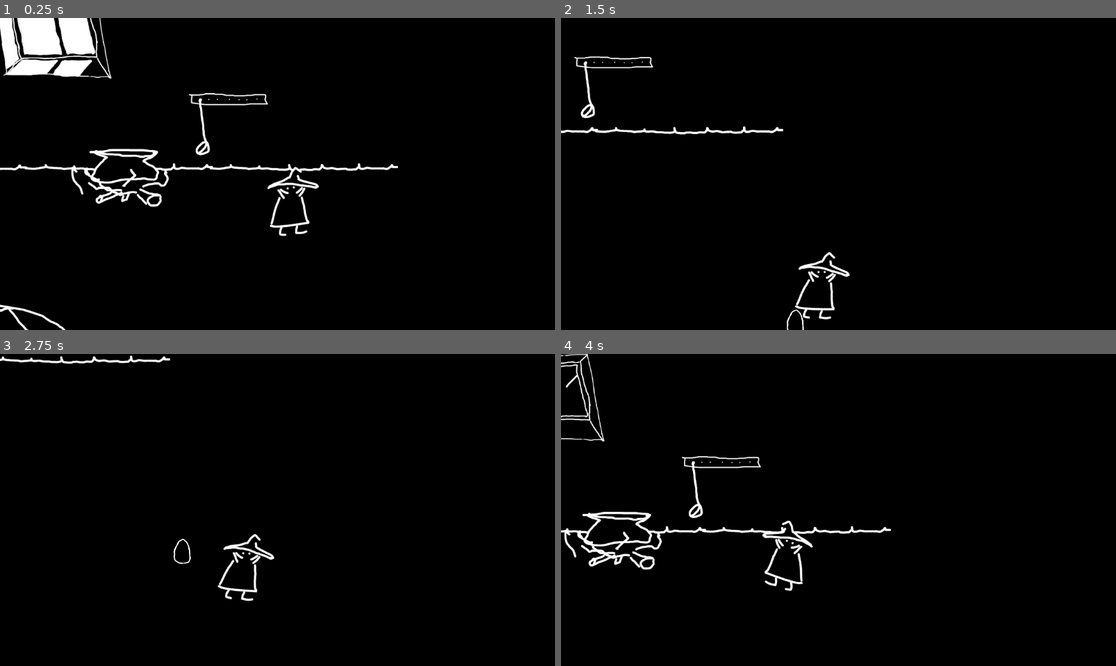
Above: before the commit, frames 1-4 (two rows, left to right).
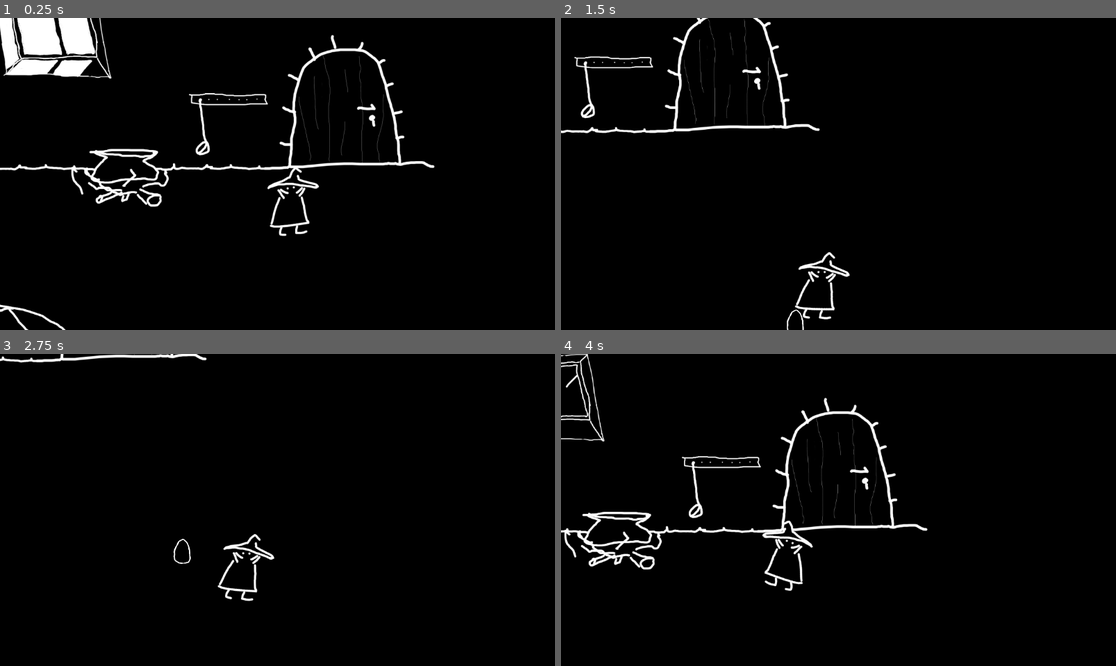
Above: after the commit, the same moments.

Repository: Badrpas/ld55-apr-2024
Game: Godot game, scene res://simulation.tscn
The game is run twice, just before and just after one commit, with the same random seed, the same clock (stepped at 60 frames per second) and the same inputs.
Inputs:
- Up to frame 1 (0.25 s): no input
- Up to frame 2 (1.5 s): hold D (right) 0.53-1.28 s; tap E (UseE) at 0.6, 1.35 s; hold S (down) from 1.28 s (still down)
- Up to frame 3 (2.75 s): release S (down) at 2.03 s; hold D (right) from 2.03 s (still down); tap E (UseE) at 2.1 s
- Up to frame 4 (4 s): release D (right) at 2.78 s; hold W (up) 2.78-3.53 s; tap E (UseE) at 2.85, 3.6 s; hold A (left) from 3.53 s (still down)

The runs differ from the first frame. In frame 1, 1.5% of the frame differs, in the area x 47-79%, y 5-50%; in frame 2, 1.4%; in frame 3, 0.5%; in frame 4, 1.5%.

Commit message:
getting close

Diff:
--- a/bigboy.tscn
+++ b/bigboy.tscn
@@ -22,3 +22,6 @@
 stream = ExtResource("4_wsjud")
 volume_db = -12.789
 autoplay = true
+
+[node name="loot_spot" type="Node2D" parent="."]
+position = Vector2(-227, -7)
--- a/key.tscn
+++ b/key.tscn
@@ -1,18 +1,20 @@
 [gd_scene load_steps=4 format=3 uid="uid://4kgy6vm137e"]
 
 [ext_resource type="Texture2D" uid="uid://dy553bcggkn4x" path="res://assets/stone.png" id="1_ixywo"]
-[ext_resource type="Script" path="res://src/Item.gd" id="1_sdnfr"]
+[ext_resource type="Script" path="res://src/key.gd" id="1_pw5q0"]
 
 [sub_resource type="CircleShape2D" id="CircleShape2D_u1p13"]
 radius = 111.544
 
 [node name="Key" type="Node2D" node_paths=PackedStringArray("override_root")]
-script = ExtResource("1_sdnfr")
+rotation = -0.400291
+script = ExtResource("1_pw5q0")
 identifier = "key"
 override_root = NodePath(".")
 
 [node name="Stone" type="Sprite2D" parent="."]
-position = Vector2(1, -20)
+position = Vector2(4.88789, 6.41159)
+rotation = -0.222507
 texture = ExtResource("1_ixywo")
 
 [node name="Area2D" type="Area2D" parent="."]
--- a/simulation.tscn
+++ b/simulation.tscn
@@ -7,6 +7,7 @@
 [ext_resource type="Script" path="res://src/CameraController.gd" id="3_jwcsi"]
 [ext_resource type="Texture2D" uid="uid://c44yoa7jpjbmr" path="res://assets/ehh/static/shelfG/shelf.png" id="4_knyru"]
 [ext_resource type="Texture2D" uid="uid://bd8es286e1h4j" path="res://assets/ehh/static/shelfG/egg.png" id="6_b841b"]
+[ext_resource type="Script" path="res://src/Door.gd" id="6_ubkfu"]
 [ext_resource type="Texture2D" uid="uid://dppo4qd2r30q7" path="res://assets/ehh/hexagram/Hexagram.png" id="9_8xp8d"]
 [ext_resource type="Texture2D" uid="uid://dcbj04rnnmnrk" path="res://assets/ehh/hexagram/fire.png" id="9_bvc3j"]
 [ext_resource type="Script" path="res://src/Fire.gd" id="10_xvtus"]
@@ -42,6 +43,7 @@
 [ext_resource type="Script" path="res://src/Sword1.gd" id="39_bptm0"]
 [ext_resource type="Texture2D" uid="uid://c020xxjrjdf0p" path="res://assets/troop.png" id="40_80d32"]
 [ext_resource type="AudioStream" uid="uid://b7vhm5ljur00s" path="res://assets/sound/click.wav" id="40_hxhgd"]
+[ext_resource type="Texture2D" uid="uid://btkyaauihl48i" path="res://assets/door.png" id="43_2pjwn"]
 
 [sub_resource type="RectangleShape2D" id="RectangleShape2D_cwvet"]
 size = Vector2(5741, 287)
@@ -58,6 +60,9 @@
 
 [sub_resource type="RectangleShape2D" id="RectangleShape2D_jy0y8"]
 size = Vector2(1174.68, 1244.38)
+
+[sub_resource type="RectangleShape2D" id="RectangleShape2D_qw6sa"]
+size = Vector2(286, 210)
 
 [sub_resource type="CircleShape2D" id="CircleShape2D_vl36s"]
 radius = 91.6195
@@ -216,7 +221,7 @@
 }
 
 [sub_resource type="CircleShape2D" id="CircleShape2D_yxk40"]
-radius = 74.2428
+radius = 53.7587
 
 [sub_resource type="RectangleShape2D" id="RectangleShape2D_t5r0t"]
 size = Vector2(89, 59)
@@ -307,85 +312,7 @@
 [sub_resource type="RectangleShape2D" id="RectangleShape2D_go535"]
 size = Vector2(3646, 530.5)
 
-[sub_resource type="Animation" id="Animation_5yi4v"]
-length = 0.001
-tracks/0/type = "value"
-tracks/0/imported = false
-tracks/0/enabled = true
-tracks/0/path = NodePath(".:position")
-tracks/0/interp = 1
-tracks/0/loop_wrap = true
-tracks/0/keys = {
-"times": PackedFloat32Array(0),
-"transitions": PackedFloat32Array(1),
-"update": 0,
-"values": [Vector2(276.355, -163.561)]
-}
-tracks/1/type = "value"
-tracks/1/imported = false
-tracks/1/enabled = true
-tracks/1/path = NodePath(".:rotation")
-tracks/1/interp = 1
-tracks/1/loop_wrap = true
-tracks/1/keys = {
-"times": PackedFloat32Array(0),
-"transitions": PackedFloat32Array(1),
-"update": 0,
-"values": [0.0]
-}
-
-[sub_resource type="Animation" id="Animation_qpvvf"]
-resource_name = "drop"
-step = 0.05
-tracks/0/type = "value"
-tracks/0/imported = false
-tracks/0/enabled = true
-tracks/0/path = NodePath(".:position")
-tracks/0/interp = 1
-tracks/0/loop_wrap = true
-tracks/0/keys = {
-"times": PackedFloat32Array(0, 0.3, 0.45, 0.55),
-"transitions": PackedFloat32Array(1, 1, 1, 1),
-"update": 0,
-"values": [Vector2(276.355, -163.561), Vector2(251, 262), Vector2(161, 231), Vector2(133, 262)]
-}
-tracks/1/type = "value"
-tracks/1/imported = false
-tracks/1/enabled = true
-tracks/1/path = NodePath(".:rotation")
-tracks/1/interp = 1
-tracks/1/loop_wrap = true
-tracks/1/keys = {
-"times": PackedFloat32Array(0, 0.3, 0.55),
-"transitions": PackedFloat32Array(1, 1, 1),
-"update": 0,
-"values": [0.0, 0.0, -1.53983]
-}
-tracks/2/type = "audio"
-tracks/2/imported = false
-tracks/2/enabled = true
-tracks/2/path = NodePath("AudioStreamPlayer2D")
-tracks/2/interp = 1
-tracks/2/loop_wrap = true
-tracks/2/keys = {
-"clips": [{
-"end_offset": 0.0,
-"start_offset": 0.0,
-"stream": ExtResource("36_oj2er")
-}, {
-"end_offset": 0.0,
-"start_offset": 0.0,
-"stream": ExtResource("36_oj2er")
-}],
-"times": PackedFloat32Array(0.3, 0.55)
-}
-tracks/2/use_blend = true
-
 [sub_resource type="AnimationLibrary" id="AnimationLibrary_2e4hx"]
-_data = {
-"RESET": SubResource("Animation_5yi4v"),
-"drop": SubResource("Animation_qpvvf")
-}
 
 [sub_resource type="RectangleShape2D" id="RectangleShape2D_dsnml"]
 size = Vector2(293.448, 396.432)
@@ -478,6 +405,7 @@
 script = ExtResource("1_vo1iw")
 
 [node name="colliders" type="StaticBody2D" parent="."]
+z_index = -465
 y_sort_enabled = true
 position = Vector2(488.25, 130.5)
 
@@ -554,6 +482,19 @@
 zoom = Vector2(0.765, 0.765)
 script = ExtResource("3_jwcsi")
 target = NodePath("../Player/Image/view_target")
+
+[node name="Door" type="Sprite2D" parent="."]
+position = Vector2(1847, -55)
+texture = ExtResource("43_2pjwn")
+offset = Vector2(-5, 166)
+script = ExtResource("6_ubkfu")
+enabled = null
+
+[node name="Area2D" type="Area2D" parent="Door"]
+
+[node name="CollisionShape2D" type="CollisionShape2D" parent="Door/Area2D"]
+position = Vector2(15, 144)
+shape = SubResource("RectangleShape2D_qw6sa")
 
 [node name="Egg" type="Sprite2D" parent="." node_paths=PackedStringArray("override_root")]
 position = Vector2(2027, 802)
@@ -809,7 +750,7 @@
 position = Vector2(85, 28)
 
 [node name="CollisionShape2D" type="CollisionShape2D" parent="book_trigger/Area2D2"]
-position = Vector2(23, -26)
+position = Vector2(52, -13)
 shape = SubResource("CircleShape2D_yxk40")
 
 [node name="cam_target" type="Node2D" parent="book_trigger"]
@@ -868,7 +809,7 @@
 [node name="Area2D" type="Area2D" parent="LaddleHandle"]
 
 [node name="CollisionShape2D" type="CollisionShape2D" parent="LaddleHandle/Area2D"]
-position = Vector2(-4, 2)
+position = Vector2(-10, 62)
 shape = SubResource("CircleShape2D_uog5s")
 
 [node name="Player" parent="." instance=ExtResource("1_1dr8h")]
--- a/src/Door.gd
+++ b/src/Door.gd
@@ -1,11 +1,27 @@
 extends Interactable
 
 
-# Called when the node enters the scene tree for the first time.
-func _ready():
-	pass # Replace with function body.
+func get_interactable_root(): return self
 
 
-# Called every frame. 'delta' is the elapsed time since the previous frame.
-func _process(delta):
-	pass
+func is_interactable(_issuer): return true
+
+
+var snd_beep = preload('res://assets/sound/beep.wav')
+var snd_key = preload('res://assets/sound/key.mp3')
+var started = false
+
+func interact(_issuer):
+	if started: return
+	if Player.Instance.holder_slot.get_child_count() == 0 or not Player.Instance.holder_slot.get_child(0) is KeyToOutside:
+		get_tree().get_first_node_in_group('INTERACT_AUDIO').stream = snd_beep
+		get_tree().get_first_node_in_group('INTERACT_AUDIO').play()
+	else:
+		started = true
+		Player.Instance.get_node('controller').enabled = false
+		Player.Instance.holder_slot.get_child(0).free()
+		get_tree().get_first_node_in_group('INTERACT_AUDIO').stream = snd_key
+		get_tree().get_first_node_in_group('INTERACT_AUDIO').play()
+		var t= create_tween()
+		t.tween_interval(1.3)
+		t.tween_callback(func(): get_tree().change_scene_to_file.call('res://win.tscn'))
--- a/src/Shield.gd
+++ b/src/Shield.gd
@@ -7,26 +7,26 @@
 
 
 func interact(issuer):
-    if not issuer is Player: print('not player ', issuer);return;
-    if issuer.holder_slot.get_child_count() == 0:
-        $AnimationPlayer.stop(true)
-        var holder = get_interactable_root()
-        holder.get_parent().remove_child(holder)
-        issuer.holder_slot.add_child(holder)
-        holder.position = Vector2.ZERO
-        holder.rotation = 0
-    else:
-        print('drop it?')
-        var pos = self.global_position
-        var tree = get_tree()
-        self.get_parent().remove_child(self)
-        tree.get_first_node_in_group("SIMULATION").add_child(self)
-        self.global_position = pos
-        self.rotation = -PI/2. + 0.1
+	if not issuer is Player: print('not player ', issuer);return;
+	if issuer.holder_slot.get_child_count() == 0:
+		$AnimationPlayer.stop(true)
+		var holder = get_interactable_root()
+		holder.get_parent().remove_child(holder)
+		issuer.holder_slot.add_child(holder)
+		holder.position = Vector2.ZERO
+		holder.rotation = 0
+	else:
+		print('drop it?')
+		var pos = self.global_position
+		var tree = get_tree()
+		self.get_parent().remove_child(self)
+		tree.get_first_node_in_group("SIMULATION").add_child(self)
+		self.global_position = pos
+		self.rotation = -PI/2. + 0.1
 
 func is_interactable(issuer):
-    return enabled and issuer.holder_slot.get_child_count() == 0 or issuer.holder_slot.get_child(0) is Shield
+	return enabled and issuer.holder_slot.get_child_count() == 0 or issuer.holder_slot.get_child(0) is Shield
 
 
 func _process(_d):
-    self.z_index = self.position.y
+	self.z_index = self.position.y
--- a/src/bigboy.gd
+++ b/src/bigboy.gd
@@ -16,6 +16,7 @@
 	idle_snd_tween.tween_callback(func(): $AudioStreamPlayerLoop.play())
 	idle_snd_tween.set_loops()
 	$AudioStreamPlayerLoop.volume_db = -12.789
+	z_index = position.y
 
 var prepare_sound_played = false
 var prepare_sound = preload('res://assets/sound/bigboy-prepare.wav')
@@ -42,6 +43,8 @@
 var attk_snd = preload('res://assets/sound/bigboyattk.wav')
 var reflect_snd = preload('res://assets/sound/reflect.wav')
 var dead_snd = preload('res://assets/sound/biboydead.wav')
+var click_snd = preload('res://assets/sound/click.wav')
+
 var Fireball = preload('res://assets/fireball.png')
 var strike_tween: Tween
 func strike():
@@ -70,7 +73,8 @@
 			strike_tween = create_tween()
 			strike_tween.tween_property(spr, 'position', back, 0.5)
 			strike_tween.tween_callback(func():
-				idle_snd_tween.stop()
+				tween.kill()
+				idle_snd_tween.kill()
 				$AudioStreamPlayerLoop.stop()
 				$Sprite.texture = load('res://assets/bigboy_dead.png')
 				spr.queue_free();
@@ -80,12 +84,12 @@
 			)
 			strike_tween.tween_interval(3)
 			strike_tween.tween_callback(func():
-				var root = get_tree().root
-				root.add_child(Win.instantiate())
-				var sim = get_tree().get_first_node_in_group("SIMULATION")
-				root.remove_child(sim)
-				sim.queue_free()
+				$AudioStreamPlayer.stream = click_snd
+				$AudioStreamPlayer.play()
+				$Sprite.texture = load('res://assets/bigboy_dead_open.png')
+				drop_loot()
 			)
+
 		else:
 			spr.queue_free();
 			Player.Instance.get_node('controller').enabled = false
@@ -109,3 +113,15 @@
 
 	);
 	strike_tween.set_loops(1)
+
+
+
+var TheKey: PackedScene = preload('res://key.tscn')
+
+var snd = preload('res://assets/sound/click.wav')
+func drop_loot():
+	var d = TheKey.instantiate()
+	get_tree().get_first_node_in_group("SIMULATION").add_child(d)
+	d.global_position = $loot_spot.global_position
+	get_tree().get_first_node_in_group('INTERACT_AUDIO').stream = snd
+	get_tree().get_first_node_in_group('INTERACT_AUDIO').play()
--- a/src/controller.gd
+++ b/src/controller.gd
@@ -12,7 +12,6 @@
 	anim = pawn.get_node('AnimationPlayer')
 
 func _physics_process(delta):
-	if not enabled: return
 	if not pawn: return
 	var dx = 0
 	var dy = 0
@@ -25,7 +24,7 @@
 	if Input.is_action_pressed('down'):
 		dy += 1;
 
-	if not (dx or dy):
+	if not (dx or dy) or not enabled:
 		if anim.current_animation == 'walk_2':
 			anim.play('RESET', 0.5)
 		return
--- a/src/key.gd
+++ b/src/key.gd
@@ -1,19 +1,3 @@
-extends Node2D
+extends Item
 
-
-# Called when the node enters the scene tree for the first time.
-func _ready():
-	pass # Replace with function body.
-
-
-# Called every frame. 'delta' is the elapsed time since the previous frame.
-func _process(delta):
-	pass
-
-func interact(_qwe):
-	pass
-
-func is_interactable(issuer):
-	return issuer.holder_slot.get_child_count() > 0 \
-		and issuer.holder_slot.get_child(0) is Item \
-		and issuer.holder_slot.get_child(0).identifier == 'key'
+class_name KeyToOutside
Binary file added: assets/bigboy_dead_open.png
Not shown, added: assets/bigboy_dead_open.png.import
Not shown, added: assets/sound/key.mp3.import
Binary file changed: assets/stone.png
Not shown: 1 places in simulation.tscn that only renumber resources
Not shown, added: assets/sound/key.mp3
